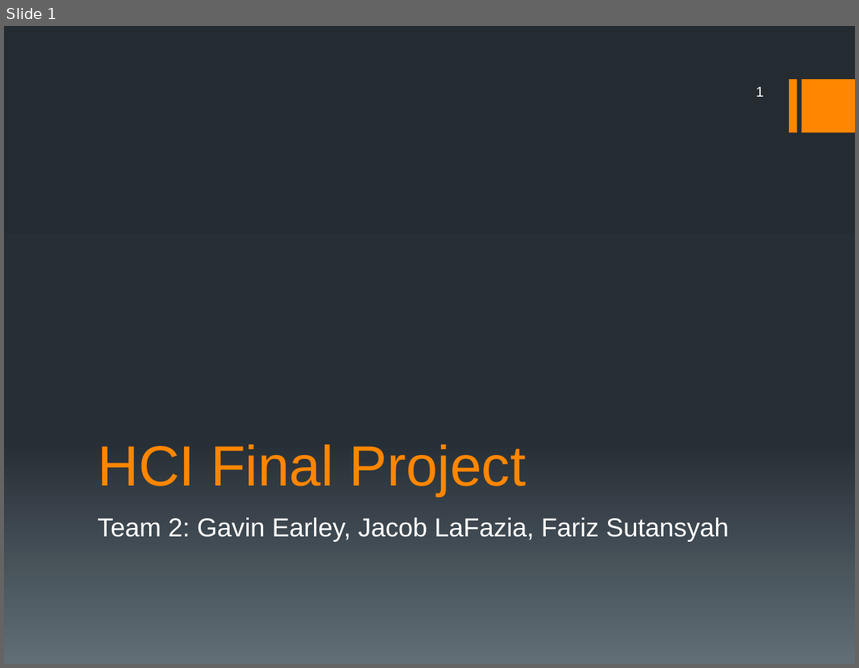
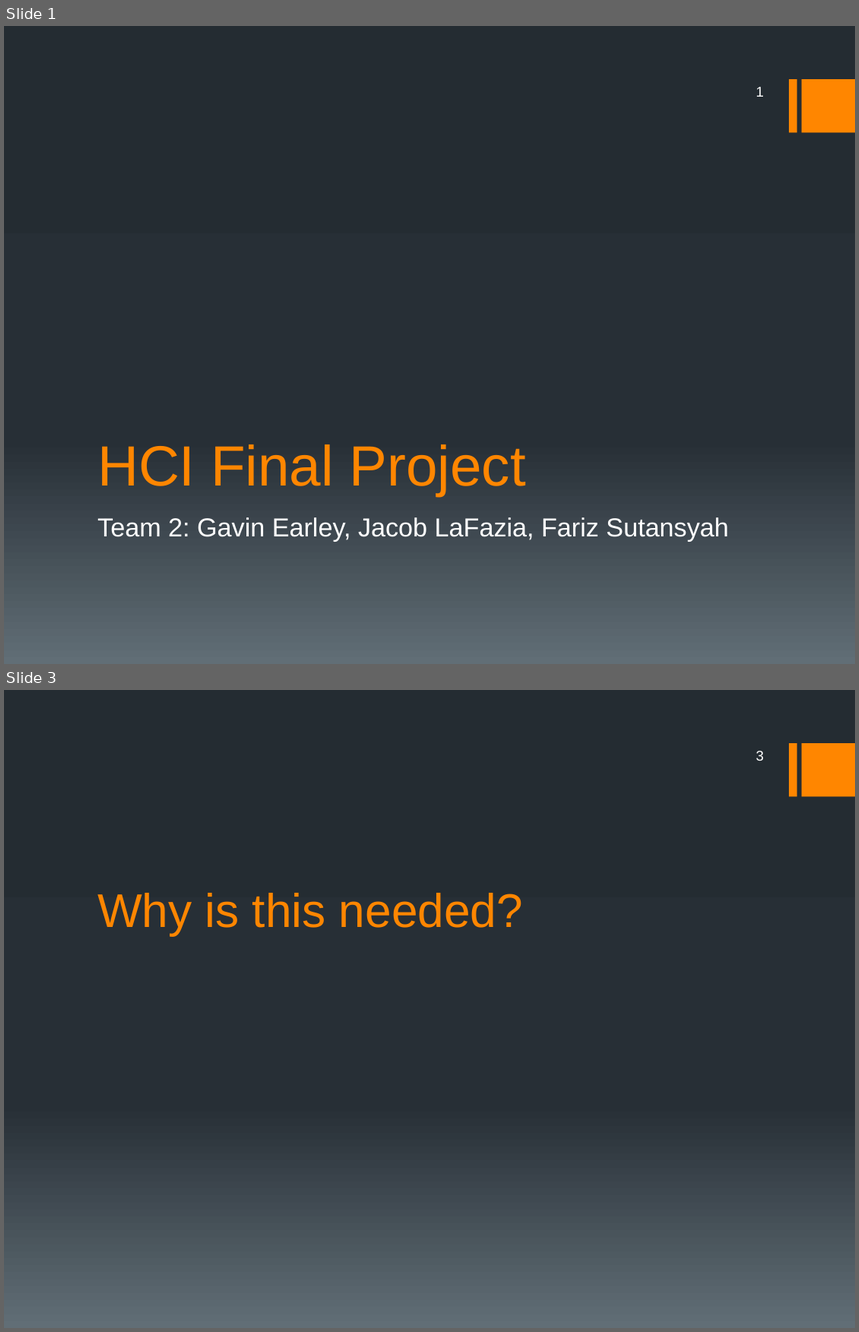
Before and after one commit to gearley85/HCIFinalProject, a slide deck: HCI Final Project.pptx. Shown one above the other, each under a label of ours: slide 1 before the commit, slides 1 and 3 after it; the slides between them are not shown. The pictures are 859x668 and 859x1332 pixels, drawn with LibreOffice and Linux fonts; fonts in the diff are those of the drawing. Boxes give left, top, right and bottom in pixels: in the first picture for what was removed or moved away, otherwise in the second. Text is boxed around its words. In the diff, an @@ line names an element or a change of style, - is before the commit and + after.

```diff
--- a/HCI Final Project.pptx
+++ b/HCI Final Project.pptx
@@ slide 3 added at box(4, 690, 855, 1328), background gradient #242C33 to #273037 to #636D76; not listed: 2 template elements that a slide beside it also shows @@
@@ page number added at box(756, 751, 764, 761), 12 pt, text #FFFFFF @@
+3
@@ title added at box(97, 893, 523, 935), 40 pt, text #FF8600 @@
+Why is this needed?
```
Also in this commit, not shown: 5 other slides added, 1 slide removed, 1 other file.
